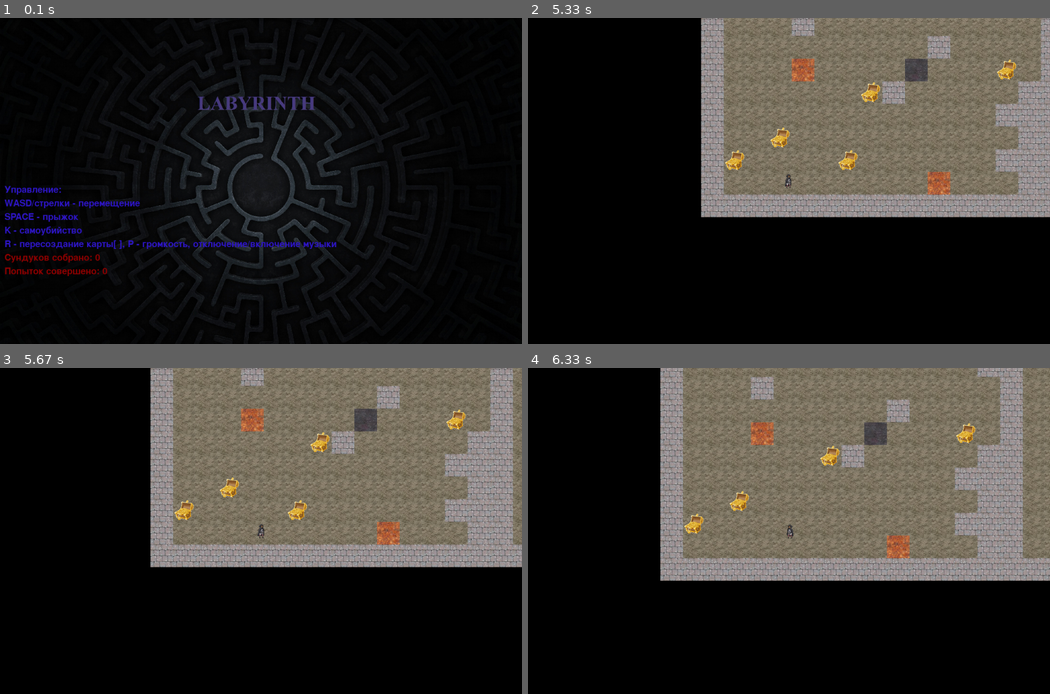
Above: before the commit, frames 1-4 (two rows, left to right).
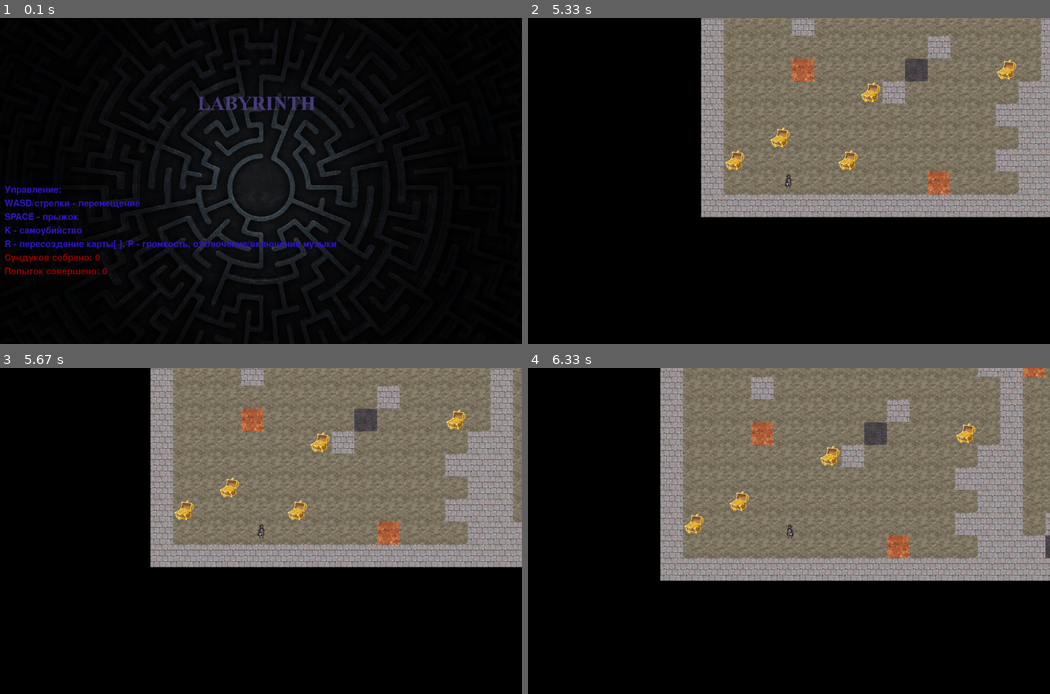
Above: after the commit, the same moments.

Repository: GluKhovKirill/Pygame-project
Game: pygame game, started from UI.py
The game is run twice, just before and just after one commit, with the same random seed, the same clock (stepped at 60 frames per second) and the same inputs.
Inputs (mouse positions are in pixels of both pictures, inside the frame that each line leads up to):
- Up to frame 1 (0.1 s): no input
- Up to frame 2 (5.33 s): click (789, 181) at 0.38 s; hold D 0.67-1.13 s; hold W 1.17-1.47 s; hold D 1.5-1.97 s; tap Right at 1.65, 3.05, 4.55 s; hold A 2-2.53 s; tap Left at 2.15, 3.48, 4.95 s; hold S 2.57-2.87 s; hold A 2.9-3.3 s; hold W 3.33-3.7 s; hold D 3.73-4.37 s; hold S 4.4-4.77 s; hold A 4.8-5.27 s; hold D from 5.3 s (still down)
- Up to frame 3 (5.67 s): keep holding D
- Up to frame 4 (6.33 s): release D at 5.77 s; hold W 5.8-6.1 s; tap Right at 5.95 s; hold D from 6.13 s (still down); tap Left at 6.28 s

Frames 1-2 are identical in both runs. In frame 3, 0.1% of the frame differs, in the area x 98-100%, y 47-55%; in frame 4, 0.5%, in the area x 94-100%, y 0-59%.

Commit message:
Удален ненужный принт

Diff:
--- a/lab.py
+++ b/lab.py
@@ -87,7 +87,3 @@
             total1.append(total)
             total = []
         return total1
-
-
-for i in Transform().Transformer():
-    print(i)
